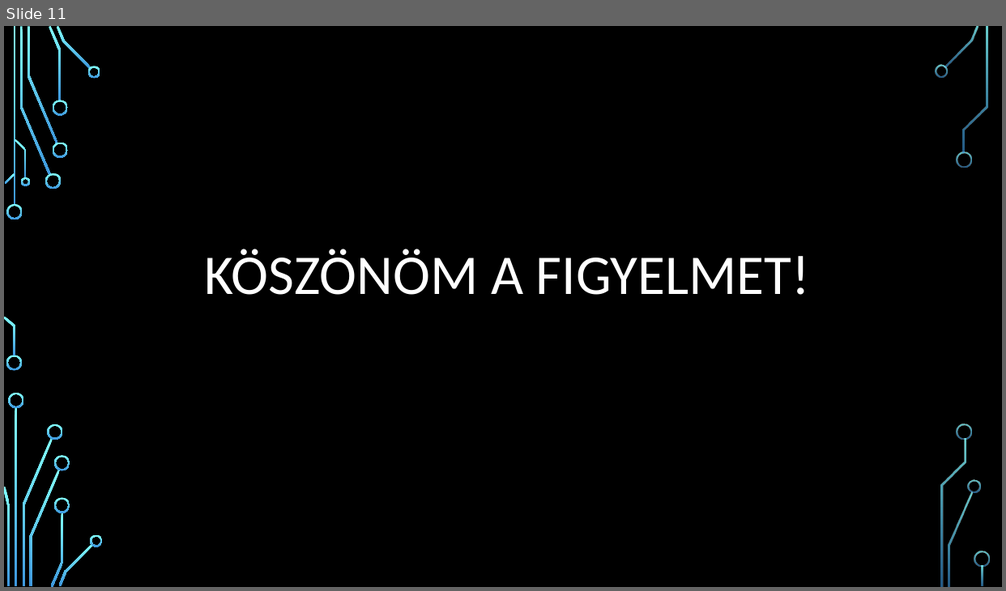
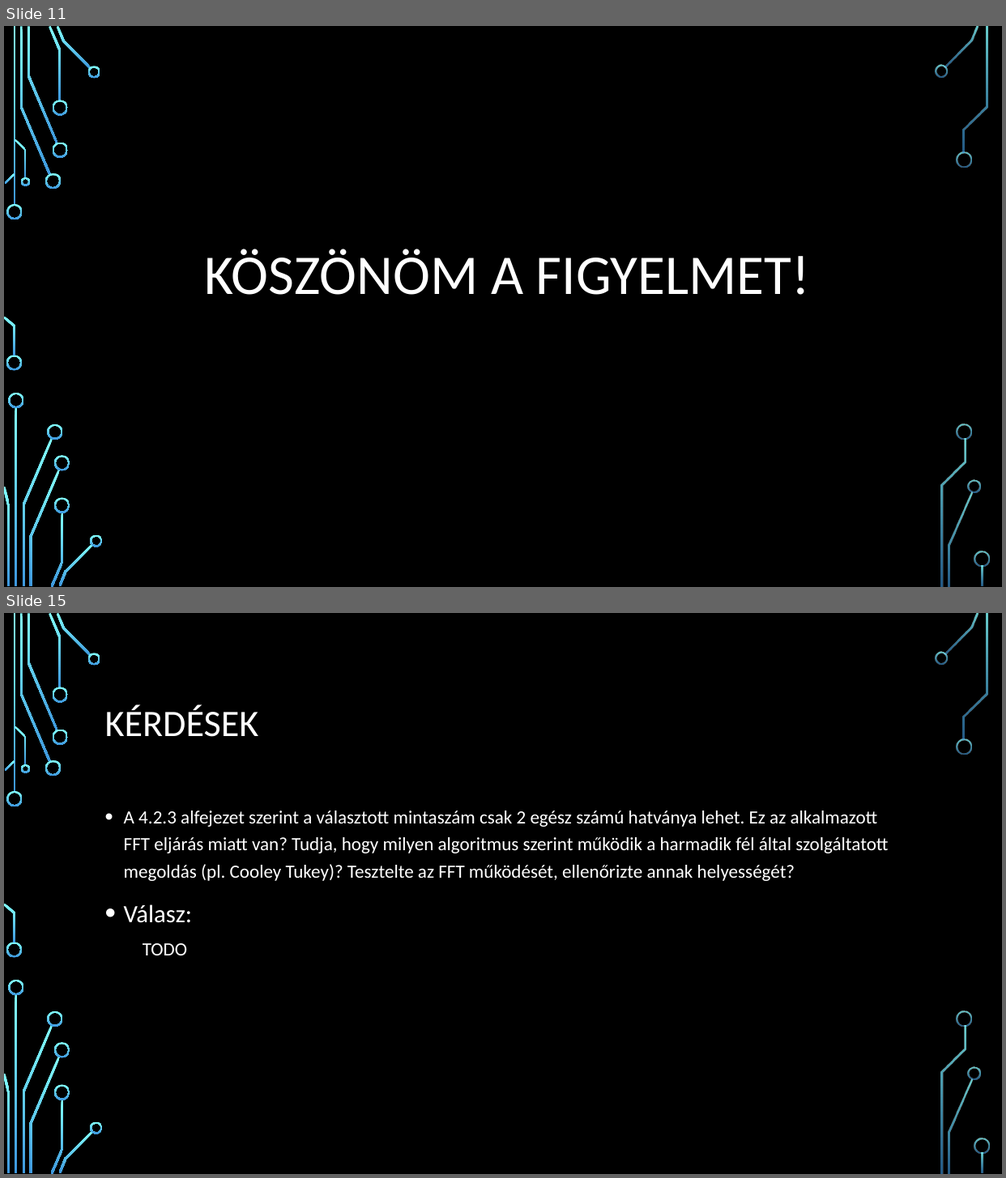
Before and after one commit to fejespeter/BME-Onlab, a slide deck: szakdolgozat_prezentacio.pptx. Shown one above the other, each under a label of ours: slide 11 before the commit, slides 11 and 15 after it; the slides between them are not shown. The pictures are 1006x591 and 1006x1178 pixels, drawn with LibreOffice and Linux fonts; fonts in the diff are those of the drawing; background and template pictures are left out. Boxes give left, top, right and bottom in pixels: in the first picture for what was removed or moved away, otherwise in the second. Text is boxed around its words. In the diff, an @@ line names an element or a change of style, - is before the commit and + after.

```diff
--- a/szakdolgozat_prezentacio.pptx
+++ b/szakdolgozat_prezentacio.pptx
@@ slide 15 added at bbox=[4, 613, 1002, 1174], background picture (left out); not listed: 36 template elements that a slide beside it also shows @@
@@ title added at bbox=[105, 705, 259, 737], 36 pt, text #FFFFFF @@
+KÉRDÉSEK
@@ text added at bbox=[124, 811, 888, 956], 18 pt, text #FFFFFF @@
+• A 4.2.3 alfejezet szerint a választott mintaszám csak 2 egész számú hatványa lehet. Ez az alkalmazott FFT eljárás miatt van? Tudja, hogy milyen algoritmus szerint működik a harmadik fél által szolgáltatott megoldás (pl. Cooley Tukey)? Tesztelte az FFT működését, ellenőrizte annak helyességét?
+• Válasz:
+  TODO
```
Also in this commit, not shown: 9 slides changed, 6 other slides added, 2 slides removed, 10 other files.
